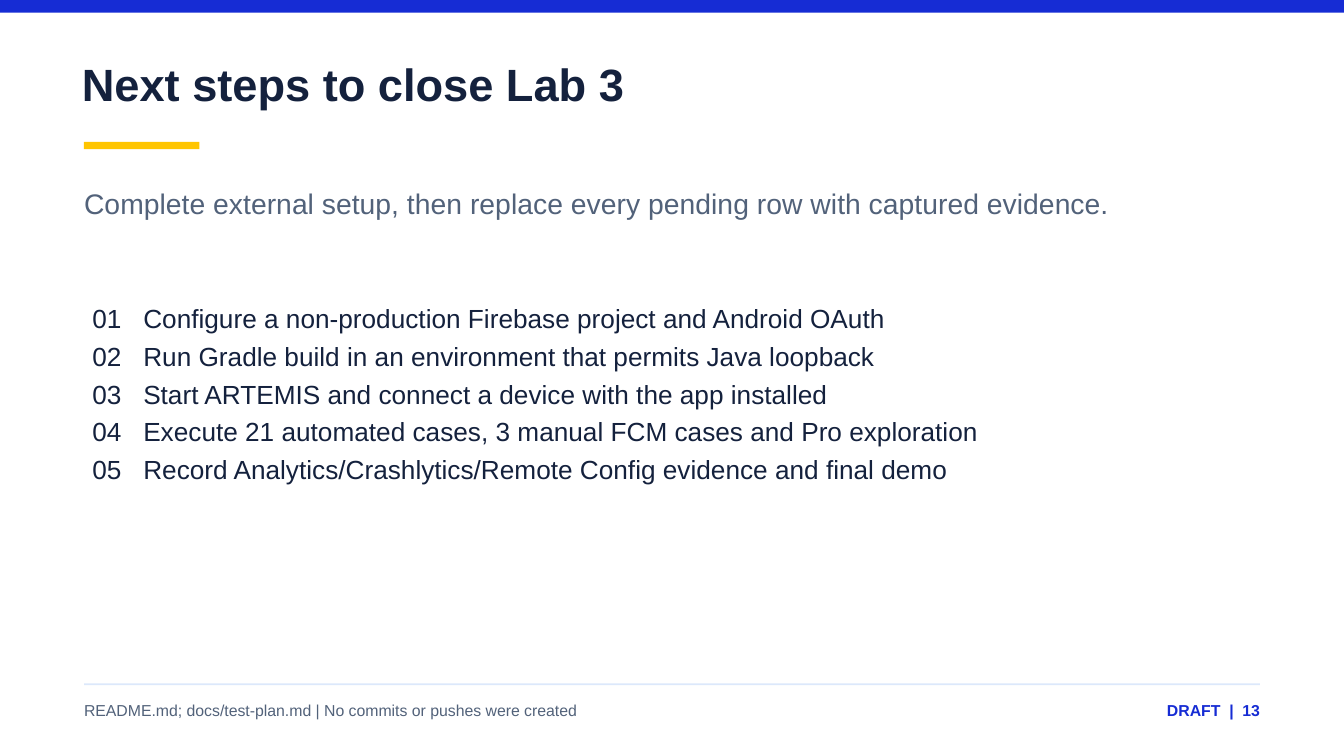
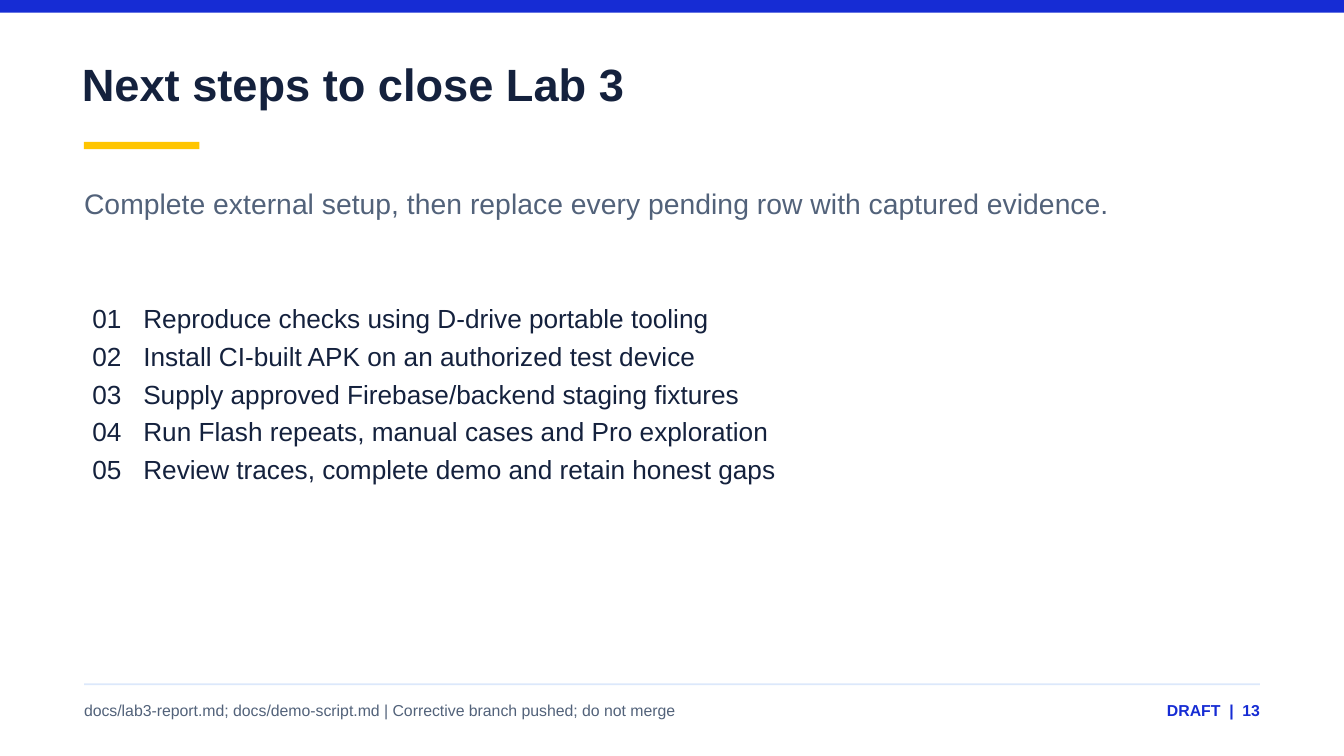
Before and after one commit to YukikoKaori/beewise-lab2, a slide deck: slide 13 of output/presentations/BeeWise-Lab3-Review-DRAFT.pptx. Drawn at 1344x756 pixels with LibreOffice and Linux fonts; fonts in the diff are those of the drawing. Boxes give left, top, right and bottom in pixels: in the first picture for what was removed or moved away, otherwise in the second. Text is boxed around its words. In the diff, an @@ line names an element or a change of style, - is before the commit and + after.

Commit message:
docs(lab3): refresh draft reports and evidence-based integration gates

```diff
--- a/output/presentations/BeeWise-Lab3-Review-DRAFT.pptx
+++ b/output/presentations/BeeWise-Lab3-Review-DRAFT.pptx
@@ text at (92,309,775,485): text changed @@
-01 Configure a non-production Firebase project and Android OAuth
-02 Run Gradle build in an environment that permits Java loopback
-03 Start ARTEMIS and connect a device with the app installed
-04 Execute 21 automated cases, 3 manual FCM cases and Pro exploration
-05 Record Analytics/Crashlytics/Remote Config evidence and final demo
+01 Reproduce checks using D-drive portable tooling
+02 Install CI-built APK on an authorized test device
+03 Supply approved Firebase/backend staging fixtures
+04 Run Flash repeats, manual cases and Pro exploration
+05 Review traces, complete demo and retain honest gaps
@@ text at (84,704,675,720): text changed @@
-README.md; docs/test-plan.md | No commits or pushes were created
+docs/lab3-report.md; docs/demo-script.md | Corrective branch pushed; do not merge
```
Also in this commit, not shown: 7 other slides changed, 12 other files.
